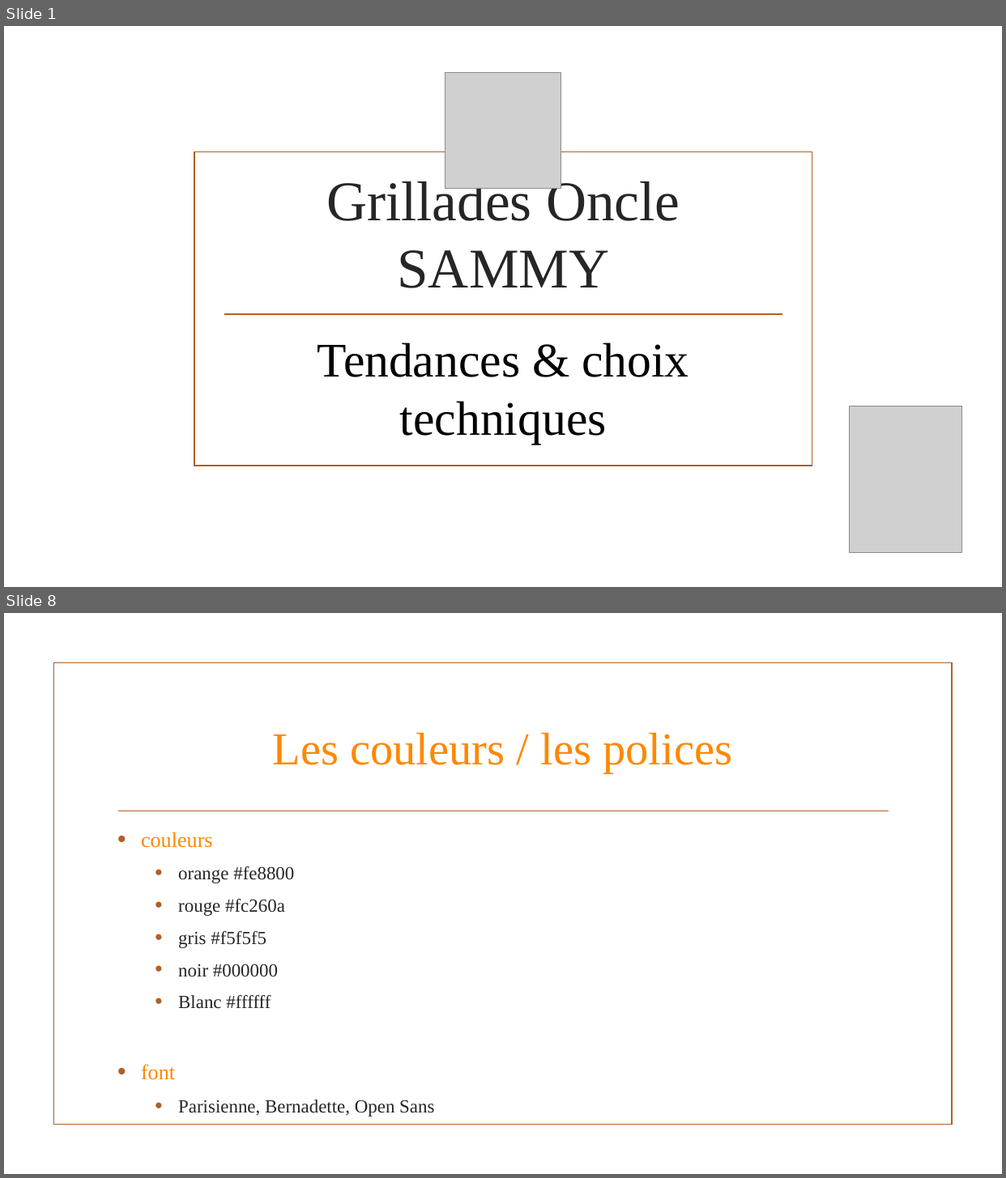
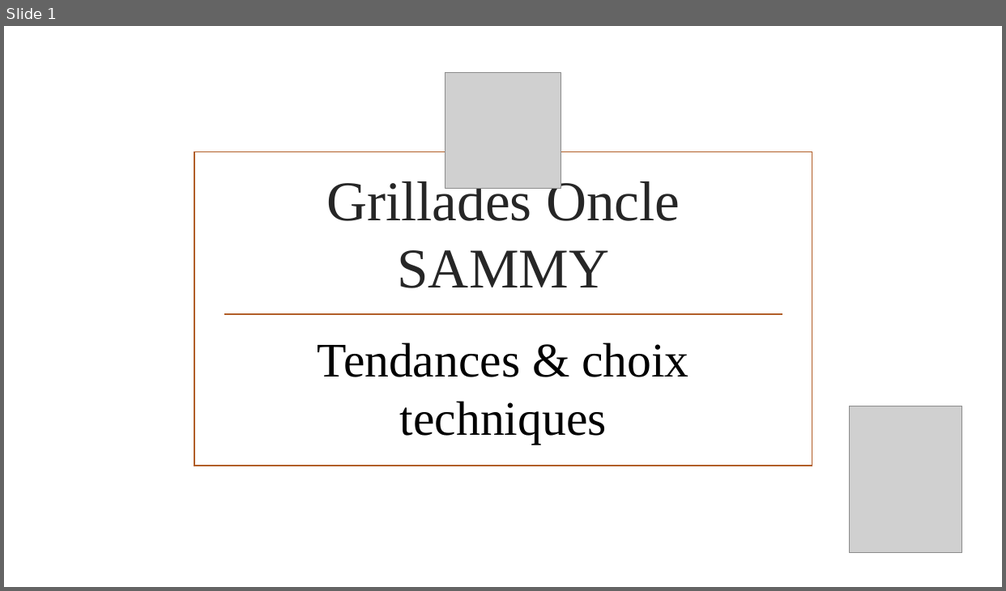
Before and after one commit to DebrayM/Oncle-Sammy, a slide deck: Grillades Oncle SAMMY site vitrine.pptx. Shown one above the other, each under a label of ours: slides 1 and 8 before the commit, slide 1 after it; the slides between them are not shown. The pictures are 1006x1178 and 1006x591 pixels, drawn with LibreOffice and Linux fonts; fonts in the diff are those of the drawing; grey boxes stand for pictures; background and template pictures are left out. Boxes give left, top, right and bottom in pixels: in the first picture for what was removed or moved away, otherwise in the second. Text is boxed around its words. In the diff, an @@ line names an element or a change of style, - is before the commit and + after.

```diff
--- a/Grillades Oncle SAMMY site vitrine.pptx
+++ b/Grillades Oncle SAMMY site vitrine.pptx
@@ slide 8 removed at bbox=[4, 613, 1002, 1174], background picture (left out) @@
@@ rectangle removed at bbox=[53, 663, 952, 1125] @@
@@ title removed at bbox=[273, 732, 732, 773] @@
-Les couleurs / les polices
@@ line removed from (118, 811) to (889, 811) @@
@@ text removed at bbox=[141, 832, 434, 1117] @@
-• couleurs
-  • orange #fe8800
-  • rouge #fc260a
-  • gris #f5f5f5
-  • noir #000000
-  • Blanc #ffffff
-• font
-  • Parisienne, Bernadette, Open Sans
```
Also in this commit, not shown: 6 slides changed, 3 slides added, 2 other files.
